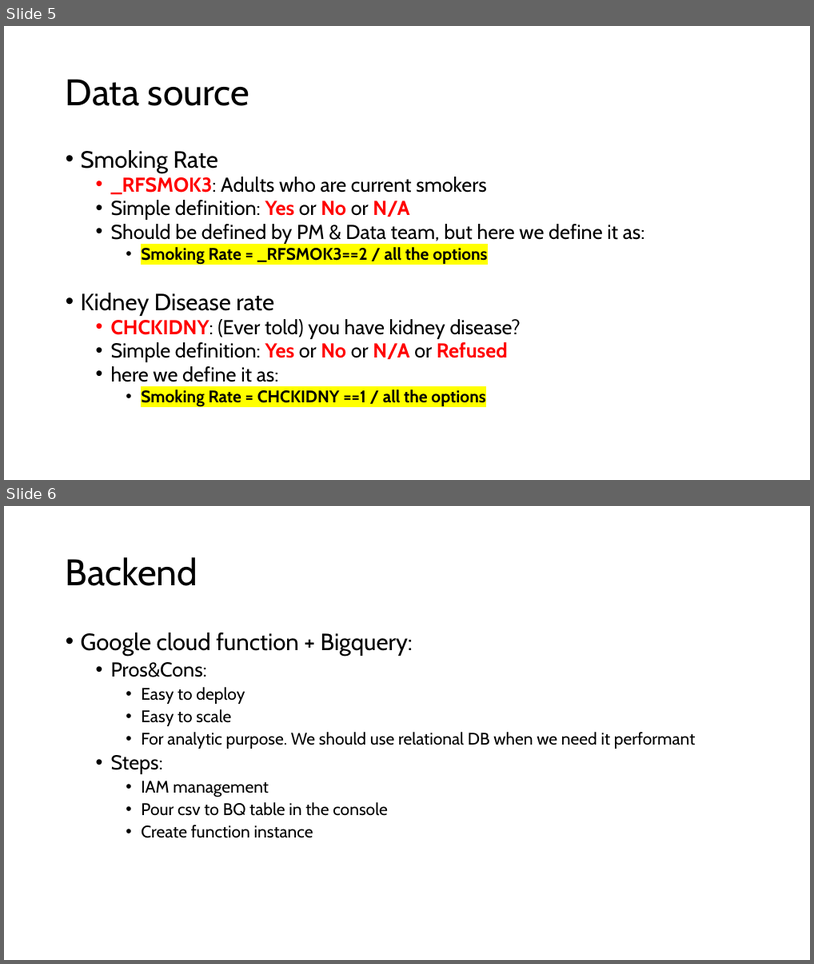
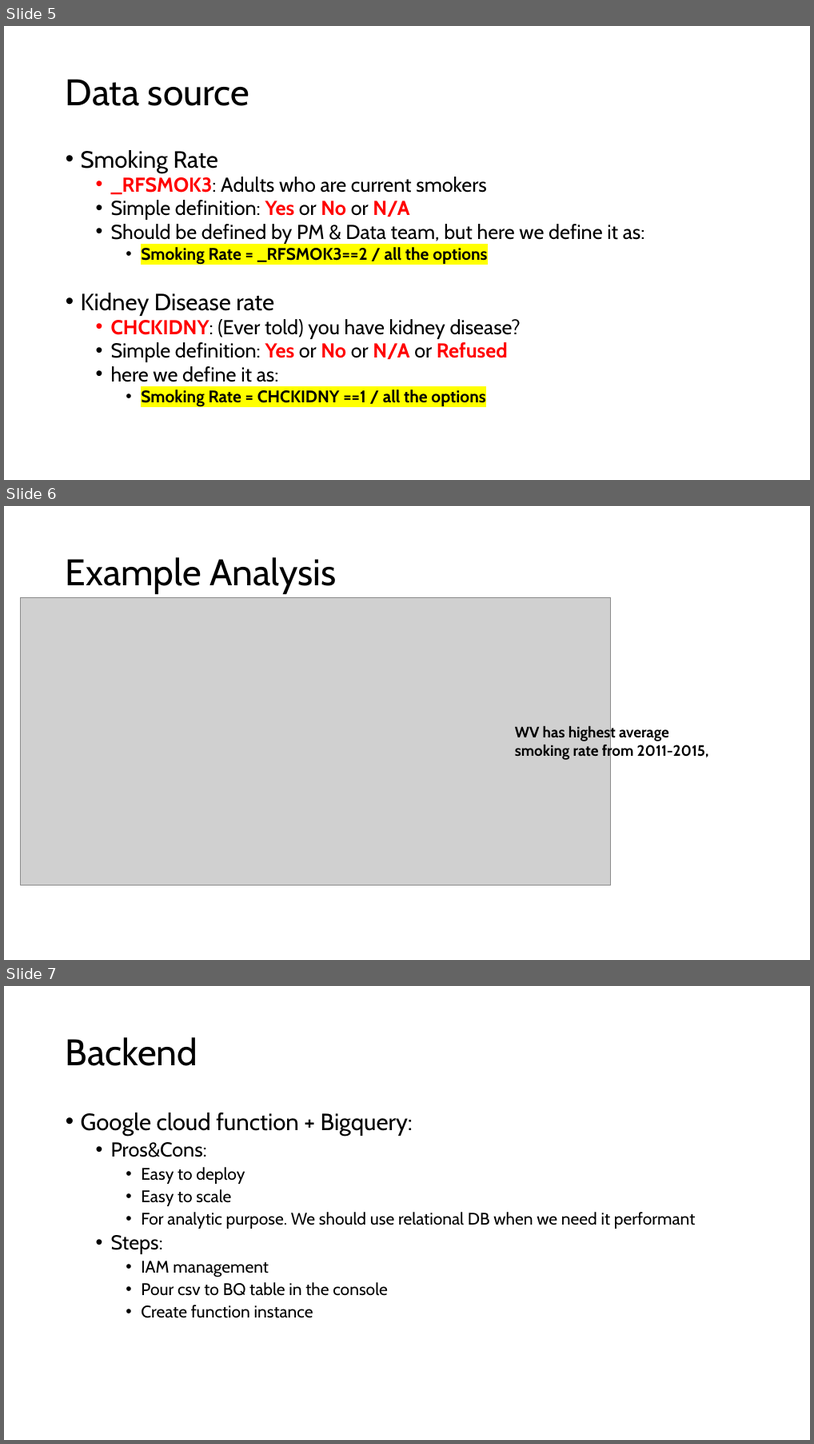
Before and after one commit to tywangcharlie/dashboard, a slide deck: brfss_dashboard_cwang.pptx. Shown one above the other, each under a label of ours: slides 5 and 6 before the commit, slides 5, 6 and 7 after it. The pictures are 814x964 and 814x1444 pixels, drawn with LibreOffice and Linux fonts; fonts in the diff are those of the drawing; grey boxes stand for pictures. Boxes give left, top, right and bottom in pixels: in the first picture for what was removed or moved away, otherwise in the second. Text is boxed around its words. In the diff, an @@ line names an element or a change of style, - is before the commit and + after.

Commit message:
add slides

```diff
--- a/brfss_dashboard_cwang.pptx
+++ b/brfss_dashboard_cwang.pptx
@@ slide 6 added at (x1=4, y1=506, x2=810, y2=960), background #FFFFFF @@
@@ title added at (x1=66, y1=557, x2=336, y2=594), 44 pt, text #000000 @@
+Example Analysis
@@ picture added at (x1=20, y1=597, x2=611, y2=885) @@
@@ text added at (x1=515, y1=725, x2=710, y2=760), 18 pt, text #000000, bold @@
+WV has highest average smoking rate from 2011-2015,
@@ what was slide 6 is now slide 7 @@
```
